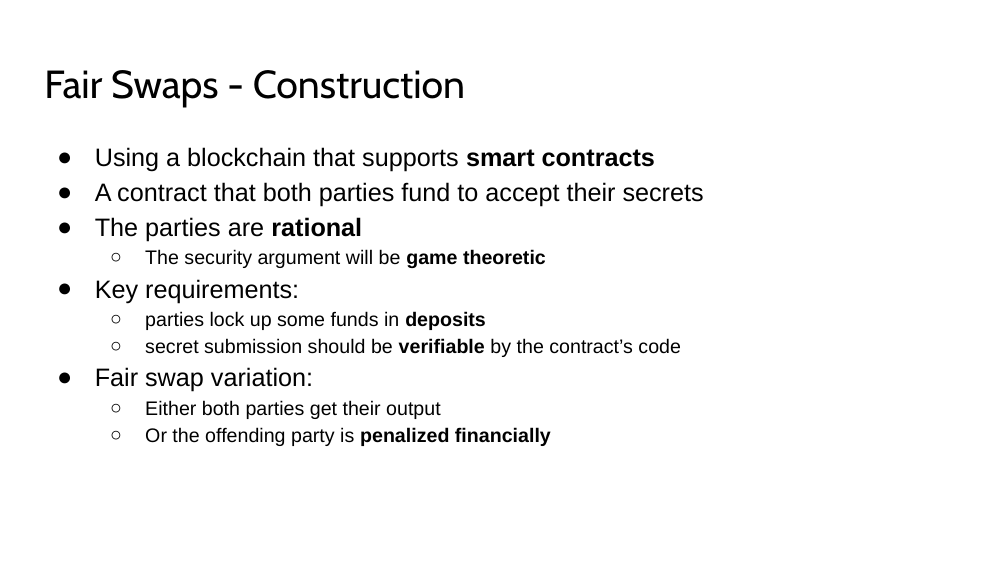
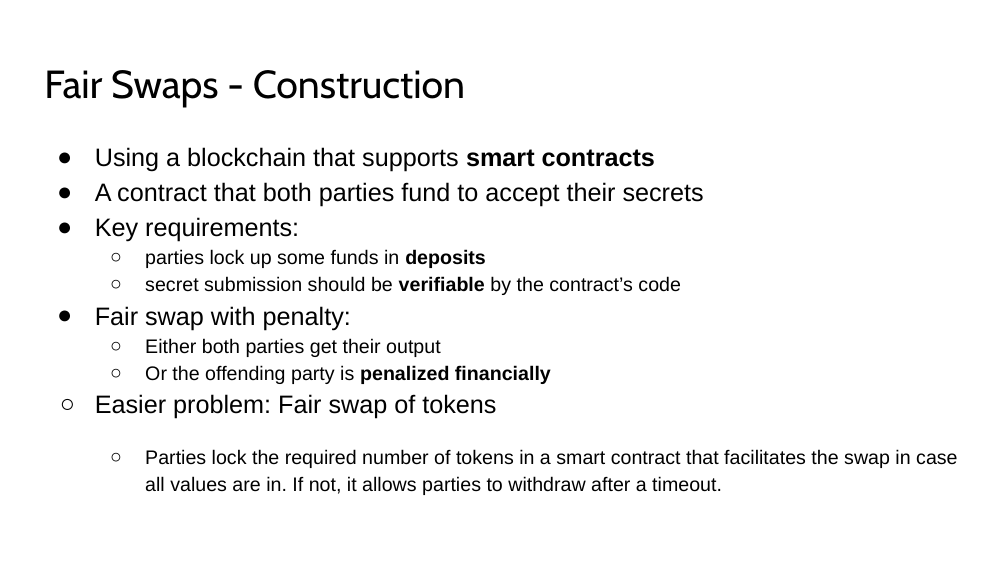
Before and after one commit to solegga/blockchaincourse, a slide deck: slide 43 of BDL2024 - 08 - Anonymity and Privacy, Network Security, Wallets.pptx (slide 41 before the commit). Drawn at 1008x567 pixels with LibreOffice and Linux fonts; fonts in the diff are those of the drawing. Boxes give left, top, right and bottom in pixels: in the first picture for what was removed or moved away, otherwise in the second. Text is boxed around its words. In the diff, an @@ line names an element or a change of style, - is before the commit and + after.

```diff
--- a/BDL2024 - 08 - Anonymity and Privacy, Network Security, Wallets.pptx
+++ b/BDL2024 - 08 - Anonymity and Privacy, Network Security, Wallets.pptx
@@ text at [95, 217, 546, 268]: paragraphs removed @@
-● The parties are rational
-  ○ The security argument will be game theoretic
@@ text at [95, 306, 351, 330]: text changed @@
-● Fair swap variation:
+● Fair swap with penalty:
@@ text at [95, 394, 957, 495]: paragraphs added @@
+○ Easier problem: Fair swap of tokens
+  ○ Parties lock the required number of tokens in a smart contract that facilitates the swap in case all values are in. If not, it allows parties to withdraw after a timeout.
```
Also in this commit, not shown: 14 other slides changed, 2 slides added.
